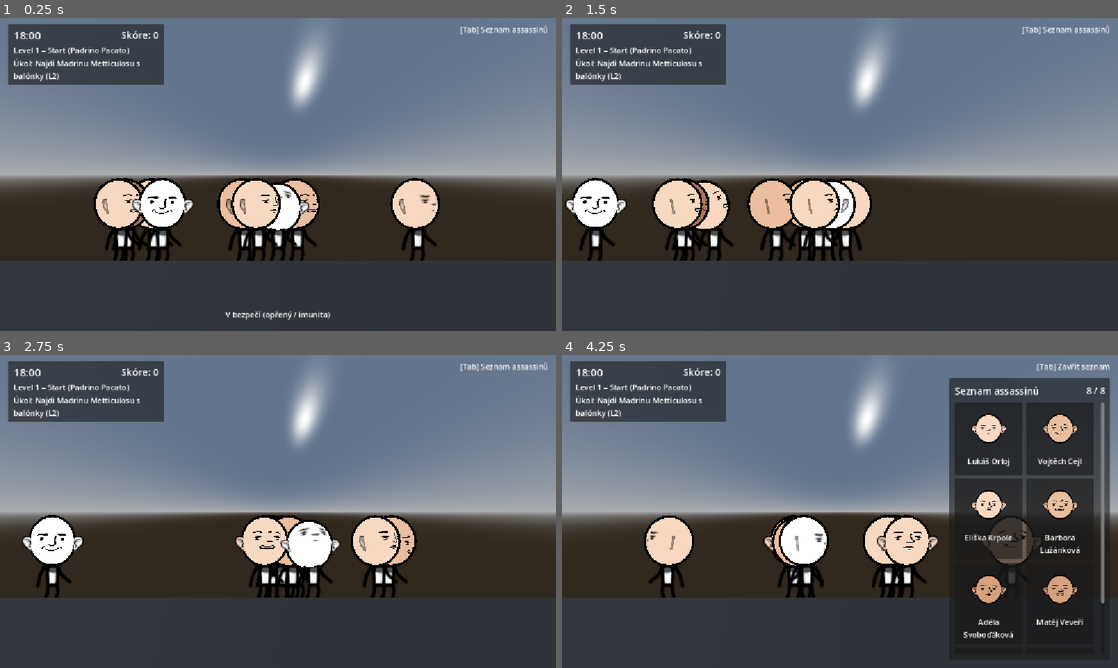
Above: before the commit, frames 1-4 (two rows, left to right).
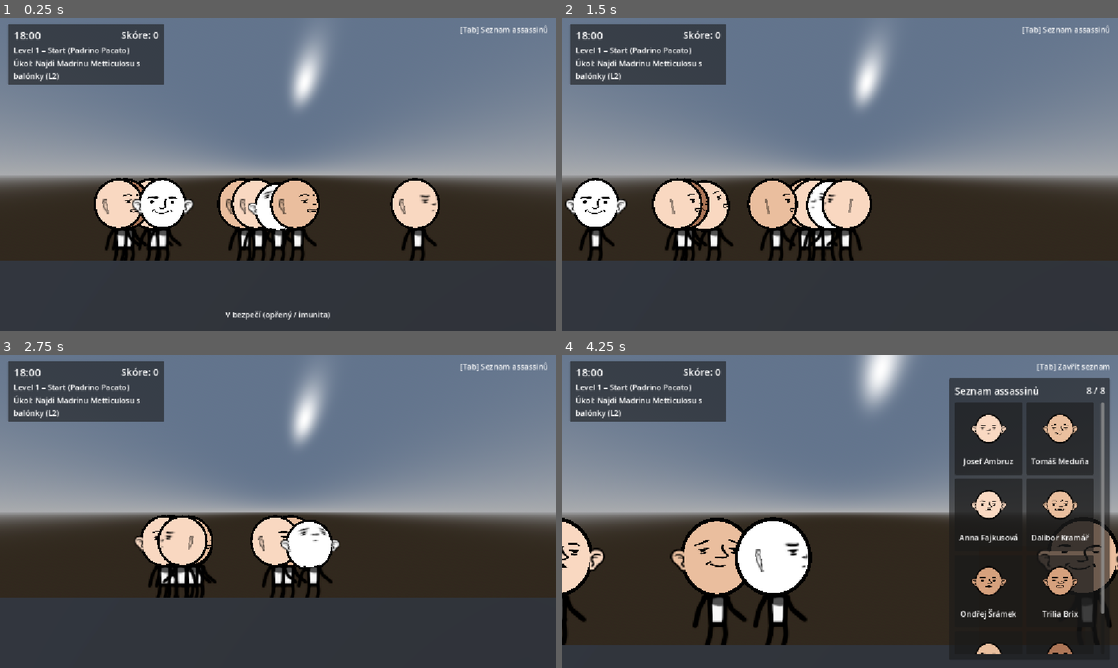
Above: after the commit, the same moments.

Repository: JosefAmbruz/nebezpecny-ukol
Game: Godot game, scene res://src/world.tscn
The game is run twice, just before and just after one commit, with the same random seed, the same clock (stepped at 60 frames per second) and the same inputs.
Inputs (mouse positions are in pixels of both pictures, inside the frame that each line leads up to):
- Up to frame 1 (0.25 s): no input
- Up to frame 2 (1.5 s): move the mouse to (962, 158) at 0.52 s; press the mouse at (962, 158) at 0.53 s; hold D (move_right) 0.53-1.28 s; tap E (lean) at 0.8, 1.35 s; move the mouse to (728, 190) at 1.27 s; release the mouse at (728, 190) at 1.28 s; hold A (move_left) from 1.28 s (still down)
- Up to frame 3 (2.75 s): tap Tab (toggle_assassin_list) at 1.55 s; move the mouse to (333, 442) at 2.02 s; release A (move_left) at 2.03 s; hold D (move_right) from 2.03 s (still down); hold Tab (toggle_assassin_list) from 2.03 s (still down); click (333, 442) at 2.3 s
- Up to frame 4 (4.25 s): move the mouse to (812, 574) at 2.77 s; release Tab (toggle_assassin_list) at 2.78 s; click (812, 574) at 2.85 s; tap E (lean) at 3.05, 3.6 s; move the mouse to (1006, 558) at 3.52 s; release D (move_right) at 3.53 s; hold A (move_left) from 3.53 s (still down); hold Tab (toggle_assassin_list) from 3.53 s (still down)

The runs differ from the first frame. In frame 1, 1.1% of the frame differs, in the area x 44-56%, y 52-73%; in frame 2, 1.1%; in frame 3, 7.5%; in frame 4, 27%, in the area x 0-100%, y 0-96%.

Commit message:
Focus camera and player on assassin list
Lock player movement while the list is open and animate the camera to a zoomed, offset view. Expand the ground and adjust scene positioning to support the new view, and populate the default appearance pool with names.

Diff:
--- a/src/characters/default_appearance_pool.tres
+++ b/src/characters/default_appearance_pool.tres
@@ -24,3 +24,4 @@
 script = ExtResource("1_pool")
 face_textures = Array[Texture2D]([ExtResource("2_f1"), ExtResource("3_f2"), ExtResource("3_lsgvq"), ExtResource("4_i1wt …(350 unchanged characters)…
 skin_colors = Array[Color]([Color(0.98, 0.85, 0.76, 1), Color(0.92, 0.75, 0.62, 1), Color(0.84, 0.63, 0.49, 1), Color(0.68, 0.46, 0.34, 1)])
+names = Array[String](["Adam Lajner", "Dalibor Kramář", "Tomáš Meduňa", "Anna Fajkusová", "Monika Čechová", "Josef Ambruz", "Jan Ošmera", "Ondřej Šrámek", "Trilia Brix", "David Štorek", "Sarah Baráková", "Jan Cejpek", "Václav Chochola", "Adam Špaček"])
--- a/src/player.gd
+++ b/src/player.gd
@@ -33,6 +33,7 @@
 		_sync_balloon_visual()
 var has_battery: bool = false
 var is_alive: bool = true
+var movement_locked: bool = false
 
 var _balloon_instance: Node3D = null
 
@@ -93,11 +94,23 @@
 	_emit_safe_state_if_changed()
 
 
+func set_movement_locked(locked: bool) -> void:
+	movement_locked = locked
+	if locked:
+		_cancel_interaction()
+
+
 func _handle_movement(delta: float) -> void:
 	if not is_on_floor():
 		velocity.y -= gravity * delta
 	else:
 		velocity.y = 0.0
+
+	if movement_locked:
+		velocity.x = 0.0
+		velocity.z = 0.0
+		move_and_slide()
+		return
 
 	var input_x := Input.get_axis(&"move_left", &"move_right")
 
@@ -148,6 +161,8 @@
 
 
 func _handle_lean_input() -> void:
+	if movement_locked:
+		return
 	if not Input.is_action_just_pressed(&"lean"):
 		return
 
@@ -211,7 +226,7 @@
 
 
 func _handle_interaction(delta: float) -> void:
-	if _is_leaning:
+	if _is_leaning or movement_locked:
 		_cancel_interaction()
 		return
 
--- a/src/player.tscn
+++ b/src/player.tscn
@@ -40,10 +40,10 @@
 shape = SubResource("BoxShape3D_safe")
 
 [node name="BalloonAnchor" type="Marker3D" parent="." unique_id=1982341203]
-transform = Transform3D(1, 0, 0, 0, 1, 0, 0, 0, 1, 0, 2.35, 0)
+transform = Transform3D(1, 0, 0, 0, 1, 0, 0, 0, 1, 0, 1.6823592, 0)
 
 [node name="Camera3D" type="Camera3D" parent="." unique_id=1730743501]
-transform = Transform3D(1, 0, 0, 0, 1, 0, 0, 0, 1, 0, 1.878962, 9.046854)
+transform = Transform3D(1, 0, 0, 0, 1, 0, 0, 0, 1, 0, 1.878962, 15.831848)
 projection = 1
 current = true
 fov = 85.93496
--- a/src/ui/assassin_list_ui.gd
+++ b/src/ui/assassin_list_ui.gd
@@ -1,5 +1,7 @@
 class_name AssassinListUI
 extends CanvasLayer
+
+signal list_visibility_changed(is_open: bool)
 
 const ENTRY_SCENE: PackedScene = preload("res://src/ui/assassin_list_entry.tscn")
 
@@ -26,6 +28,7 @@
 func toggle_list() -> void:
 	_list_panel.visible = not _list_panel.visible
 	_hint_label.text = "[Tab] Zavřít seznam" if _list_panel.visible else "[Tab] Seznam assassinů"
+	list_visibility_changed.emit(_list_panel.visible)
 
 
 func set_assassins(assassins: Array[CharacterData]) -> void:
--- a/src/world.gd
+++ b/src/world.gd
@@ -13,6 +13,9 @@
 @export_group("Camera")
 @export var camera_half_width: float = 6.0
 @export var camera_smooth_speed: float = 6.0
+@export var list_zoom_factor: float = 0.65
+@export var list_zoom_duration: float = 0.35
+@export var list_zoom_x_offset: float = 0.9
 
 @onready var _player: Player = $Player
 @onready var _player_camera: Camera3D = $Player/Camera3D
@@ -30,6 +33,9 @@
 var _world_min_x: float = -15.0
 var _world_max_x: float = 75.0
 var _camera_base_offset: Vector3 = Vector3.ZERO
+var _camera_base_size: float = 6.8
+var _camera_zoom_tween: Tween = null
+var _is_list_open: bool = false
 
 var _elapsed_time: float = 0.0
 var _score: int = 0
@@ -49,6 +55,7 @@
 
 	if _player_camera:
 		_camera_base_offset = _player_camera.position
+		_camera_base_size = _player_camera.size
 		_player_camera.top_level = true
 		_player_camera.global_position = _player.global_position + _camera_base_offset
 
@@ -56,6 +63,8 @@
 	_director.quest_npc_interacted.connect(_on_quest_npc_interacted)
 	_director.level_activated.connect(_on_level_activated)
 	_player.killed_by_assassin.connect(_on_player_killed)
+	if _assassin_list_ui:
+		_assassin_list_ui.list_visibility_changed.connect(_on_assassin_list_visibility_changed)
 
 	_start_match()
 
@@ -109,17 +118,37 @@
 	_update_match_clock(delta)
 
 
+func _on_assassin_list_visibility_changed(is_open: bool) -> void:
+	_is_list_open = is_open
+	_player.set_movement_locked(is_open)
+
+	if not _player_camera:
+		return
+	if _camera_zoom_tween and _camera_zoom_tween.is_valid():
+		_camera_zoom_tween.kill()
+
+	var target_size := _camera_base_size * list_zoom_factor if is_open else _camera_base_size
+	_camera_zoom_tween = create_tween()
+	_camera_zoom_tween.set_trans(Tween.TRANS_CUBIC)
+	_camera_zoom_tween.set_ease(Tween.EASE_OUT)
+	_camera_zoom_tween.tween_property(_player_camera, "size", target_size, list_zoom_duration)
+
+
 func _update_camera_clamp(delta: float) -> void:
 	if not _active_zone or not _player_camera:
 		return
 
-	var min_cam_x := _active_zone.min_x + camera_half_width
-	var max_cam_x := _active_zone.max_x - camera_half_width
-	var target_world_x := (
-		(_active_zone.min_x + _active_zone.max_x) * 0.5
-		if min_cam_x > max_cam_x
-		else clampf(_player.global_position.x, min_cam_x, max_cam_x)
-	)
+	var target_world_x: float
+	if _is_list_open:
+		target_world_x = _player.global_position.x + list_zoom_x_offset
+	else:
+		var min_cam_x := _active_zone.min_x + camera_half_width
+		var max_cam_x := _active_zone.max_x - camera_half_width
+		target_world_x = (
+			(_active_zone.min_x + _active_zone.max_x) * 0.5
+			if min_cam_x > max_cam_x
+			else clampf(_player.global_position.x, min_cam_x, max_cam_x)
+		)
 
 	var weight := 1.0 - exp(-camera_smooth_speed * delta)
 	var pos := _player_camera.global_position
--- a/src/world.tscn
+++ b/src/world.tscn
@@ -26,10 +26,10 @@
 glow_enabled = true
 
 [sub_resource type="BoxMesh" id="BoxMesh_ground"]
-size = Vector3(96, 2, 18)
+size = Vector3(96, 2, 57.13867)
 
-[sub_resource type="BoxShape3D" id="BoxShape3D_ground"]
-size = Vector3(96, 2, 18)
+[sub_resource type="ConcavePolygonShape3D" id="ConcavePolygonShape3D_eemcn"]
+data = PackedVector3Array(-48, 1, 28.5693, 48, 1, 28.5693, -48, -1, 28.5693, 48, 1, 28.5693, 48, -1, 28.5693, -48, -1, 28.5693, 48, 1, -28.5693, -48, 1, -28.5693, 48, -1, -28.5693, -48, 1, -28.5693, -48, -1, -28.5693, 48, -1, -28.5693, 48, 1, 28.5693, 48, 1, -28.5693, 48, -1, 28.5693, 48, 1, -28.5693, 48, -1, -28.5693, 48, -1, 28.5693, -48, 1, -28.5693, -48, 1, 28.5693, -48, -1, -28.5693, -48, 1, 28.5693, -48, -1, 28.5693, -48, -1, -28.5693, 48, 1, 28.5693, -48, 1, 28.5693, 48, 1, -28.5693, -48, 1, 28.5693, -48, 1, -28.5693, 48, 1, -28.5693, -48, -1, 28.5693, 48, -1, 28.5693, -48, -1, -28.5693, 48, -1, 28.5693, 48, -1, -28.5693, -48, -1, -28.5693)
 
 [sub_resource type="Resource" id="Resource_7vlx1"]
 script = ExtResource("5_app")
@@ -67,10 +67,12 @@
 transform = Transform3D(1, 0, 0, 0, 1, 0, 0, 0, 1, 30, -0.5, 0)
 
 [node name="MeshInstance3D" type="MeshInstance3D" parent="Ground" unique_id=75568133]
+transform = Transform3D(1, 0, 0, 0, 1, 0, 0, 0, 1, 0, 0, -19.569336)
 mesh = SubResource("BoxMesh_ground")
 
-[node name="CollisionShape3D" type="CollisionShape3D" parent="Ground" unique_id=856471424]
-shape = SubResource("BoxShape3D_ground")
+[node name="CollisionShape3D" type="CollisionShape3D" parent="Ground" unique_id=1247625870]
+transform = Transform3D(1, 0, 0, 0, 1, 0, 0, 0, 1, 0, 0, -19.569336)
+shape = SubResource("ConcavePolygonShape3D_eemcn")
 
 [node name="Levels" type="Node3D" parent="." unique_id=2114400004]
 
@@ -92,7 +94,7 @@
 transform = Transform3D(1, 0, 0, 0, 1, 0, 0, 0, 1, -11, 0.6, 0)
 
 [node name="SafeObjectL1" parent="Levels/Level1" unique_id=1366988348 instance=ExtResource("4_safe")]
-transform = Transform3D(1, 0, 0, 0, 1, 0, 0, 0, 1, 4, 0.5, -5.2)
+transform = Transform3D(1, 0, 0, 0, 1, 0, 0, 0, 1, 4, 0.5, -6.8918943)
 
 [node name="Level2" type="Node3D" parent="Levels" unique_id=714084602 node_paths=PackedStringArray("left_bound", "right_bound", "quest_npc_spawn")]
 script = ExtResource("11_zone")
@@ -116,7 +118,7 @@
 transform = Transform3D(1, 0, 0, 0, 1, 0, 0, 0, 1, 30, 0.6, 0)
 
 [node name="SafeObjectL2" parent="Levels/Level2" unique_id=977882420 instance=ExtResource("4_safe")]
-transform = Transform3D(1, 0, 0, 0, 1, 0, 0, 0, 1, 28, 0.5, -5.2)
+transform = Transform3D(1, 0, 0, 0, 1, 0, 0, 0, 1, 28, 0.5, -7.4840117)
 
 [node name="BoundaryL1L2" type="MeshInstance3D" parent="Levels/Level2" unique_id=1362403151]
 transform = Transform3D(1, 0, 0, 0, 1, 0, 0, 0, 1, 15, 2.3, -5.8)
@@ -144,7 +146,7 @@
 transform = Transform3D(1, 0, 0, 0, 1, 0, 0, 0, 1, 60, 0.6, 0)
 
 [node name="SafeObjectL3" parent="Levels/Level3" unique_id=1385146574 instance=ExtResource("4_safe")]
-transform = Transform3D(1, 0, 0, 0, 1, 0, 0, 0, 1, 58, 0.5, -5.2)
+transform = Transform3D(1, 0, 0, 0, 1, 0, 0, 0, 1, 58, 0.5, -6.400897)
 
 [node name="BoundaryL2L3" type="MeshInstance3D" parent="Levels/Level3" unique_id=1392605300]
 transform = Transform3D(1, 0, 0, 0, 1, 0, 0, 0, 1, 45, 2.3, -5.8)
@@ -156,7 +158,7 @@
 [node name="ActiveNpcs" type="Node3D" parent="." unique_id=2008399917]
 
 [node name="Player" parent="." unique_id=1465987505 instance=ExtResource("1_tp5op")]
-transform = Transform3D(1, 0, 0, 0, 1, 0, 0, 0, 1, -8.5, 0.6, 2.4)
+transform = Transform3D(1, 0, 0, 0, 1, 0, 0, 0, 1, -8.5, 0.6, -0.7539153)
 
 [node name="InteractionIndicator" parent="." unique_id=168816524 node_paths=PackedStringArray("player") instance=ExtResource("2_uiind")]
 player = NodePath("../Player")
